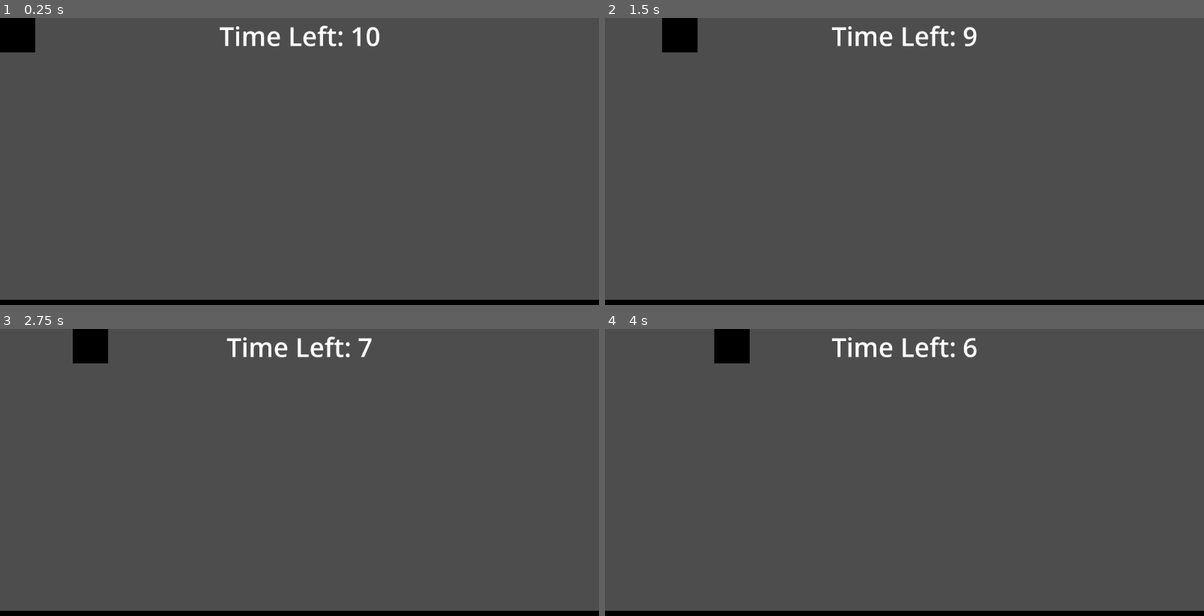
Above: before the commit, frames 1-4 (two rows, left to right).
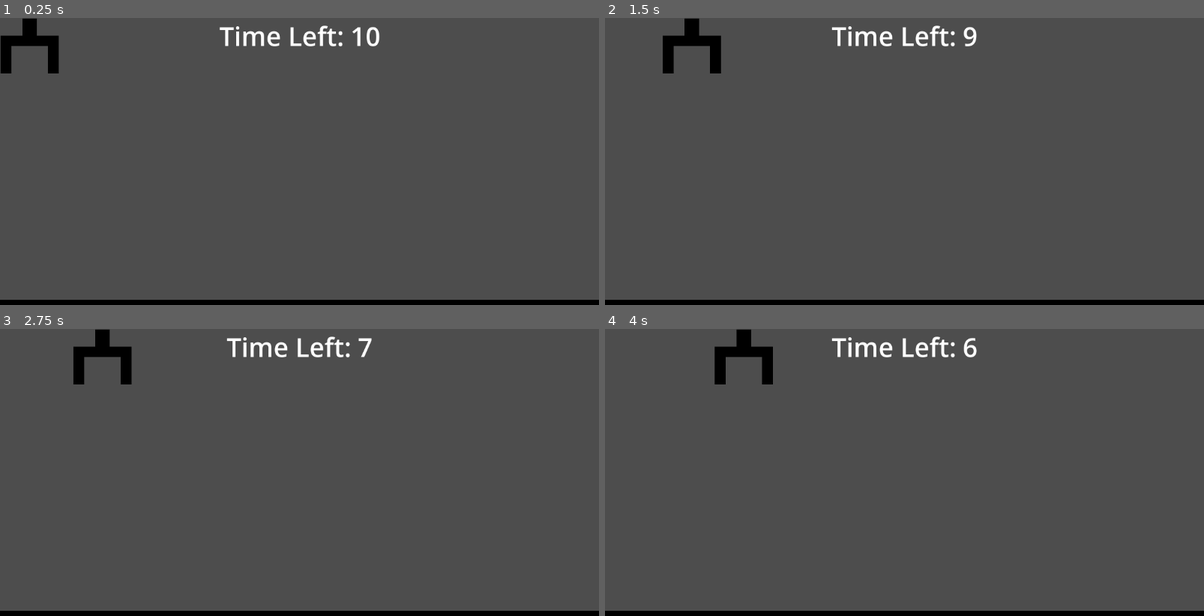
Above: after the commit, the same moments.

Repository: emilykrohn/CraneGame
Game: Godot game, scene res://Scenes/main.tscn
The game is run twice, just before and just after one commit, with the same random seed, the same clock (stepped at 60 frames per second) and the same inputs.
Inputs:
- Up to frame 1 (0.25 s): no input
- Up to frame 2 (1.5 s): tap Enter at 0.5 s; hold Right (ui_right) 0.53-1.28 s; tap Space (ui_select) at 0.77 s; hold Left (ui_left) from 1.28 s (still down)
- Up to frame 3 (2.75 s): tap Space (ui_select) at 1.52 s; release Left (ui_left) at 2.03 s; hold Right (ui_right) from 2.03 s (still down)
- Up to frame 4 (4 s): tap Space (ui_select) at 3.02, 3.77 s; release Right (ui_right) at 3.53 s; hold Left (ui_left) from 3.53 s (still down)

The runs differ from the first frame. In frame 1, 0.8% of the frame differs, in the area x 0-10%, y 0-20%; in frame 2, 0.8%, in the area x 9-20%, y 0-20%; in frame 3, 0.8%; in frame 4, 0.8%.

Commit message:
Change crane sprite and collisions

Diff:
--- a/Scenes/crane.tscn
+++ b/Scenes/crane.tscn
@@ -1,17 +1,39 @@
-[gd_scene load_steps=4 format=3 uid="uid://b026yxwdqq3wq"]
+[gd_scene load_steps=6 format=3 uid="uid://b026yxwdqq3wq"]
 
 [ext_resource type="Script" path="res://Scripts/crane.gd" id="1_sdmlp"]
-[ext_resource type="Texture2D" uid="uid://bwrb8qojorn64" path="res://Sprites/crane_image.png" id="2_ao76r"]
+[ext_resource type="Texture2D" uid="uid://yql8f0pb4pv8" path="res://Sprites/temp_crane.png" id="2_st0p5"]
 
-[sub_resource type="RectangleShape2D" id="RectangleShape2D_f4m48"]
-size = Vector2(69, 65)
+[sub_resource type="RectangleShape2D" id="RectangleShape2D_wv0e0"]
+size = Vector2(2.5, 10.5)
+
+[sub_resource type="RectangleShape2D" id="RectangleShape2D_af4y0"]
+size = Vector2(3, 10.5)
+
+[sub_resource type="RectangleShape2D" id="RectangleShape2D_8oydq"]
+size = Vector2(42, 32)
 
 [node name="Crane" type="CharacterBody2D"]
+scale = Vector2(7, 7)
 script = ExtResource("1_sdmlp")
+metadata/_edit_group_ = true
 
-[node name="CollisionShape2D" type="CollisionShape2D" parent="."]
-shape = SubResource("RectangleShape2D_f4m48")
+[node name="LeftSideCollision" type="CollisionShape2D" parent="."]
+position = Vector2(-6.75, 2.25)
+shape = SubResource("RectangleShape2D_wv0e0")
+
+[node name="RightSideCollision" type="CollisionShape2D" parent="."]
+position = Vector2(6.5, 2.25)
+shape = SubResource("RectangleShape2D_af4y0")
 
 [node name="Sprite2D" type="Sprite2D" parent="."]
-scale = Vector2(68.72, 65.28)
-texture = ExtResource("2_ao76r")
+texture_filter = 1
+scale = Vector2(1, 0.95)
+texture = ExtResource("2_st0p5")
+
+[node name="CraneOpening" type="Area2D" parent="."]
+scale = Vector2(0.24, 0.24)
+metadata/_edit_group_ = true
+
+[node name="CollisionShape2D" type="CollisionShape2D" parent="CraneOpening"]
+position = Vector2(0, 16)
+shape = SubResource("RectangleShape2D_8oydq")
--- a/Scenes/main.tscn
+++ b/Scenes/main.tscn
@@ -9,7 +9,7 @@
 [node name="Main" type="Node"]
 
 [node name="Crane" parent="." instance=ExtResource("1_k2mhg")]
-position = Vector2(34, 33)
+position = Vector2(57, 54)
 
 [node name="Ground" parent="." instance=ExtResource("2_3di3x")]
 position = Vector2(572, 600)
Binary file added: Sprites/temp_crane.png
Not shown, added: Sprites/temp_crane.png.import
